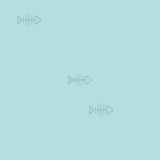
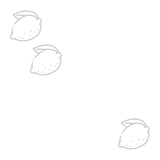
Layers edited between the first and the second 160 x 160 image:
added group "limoni" with 3 layers above "Livello 9" over 10, 10, 150, 150
added layer "Livello 10 copy 2" in group "limoni" over 10, 10, 42, 42
added layer "Livello 10 copy" in group "limoni" over 30, 44, 62, 76
added layer "Livello 10" in group "limoni" over 118, 118, 150, 150
hid group "pesci" (3 layers) over 17, 12, 113, 118
hid "Livello 2" over 0, 0, 160, 160
